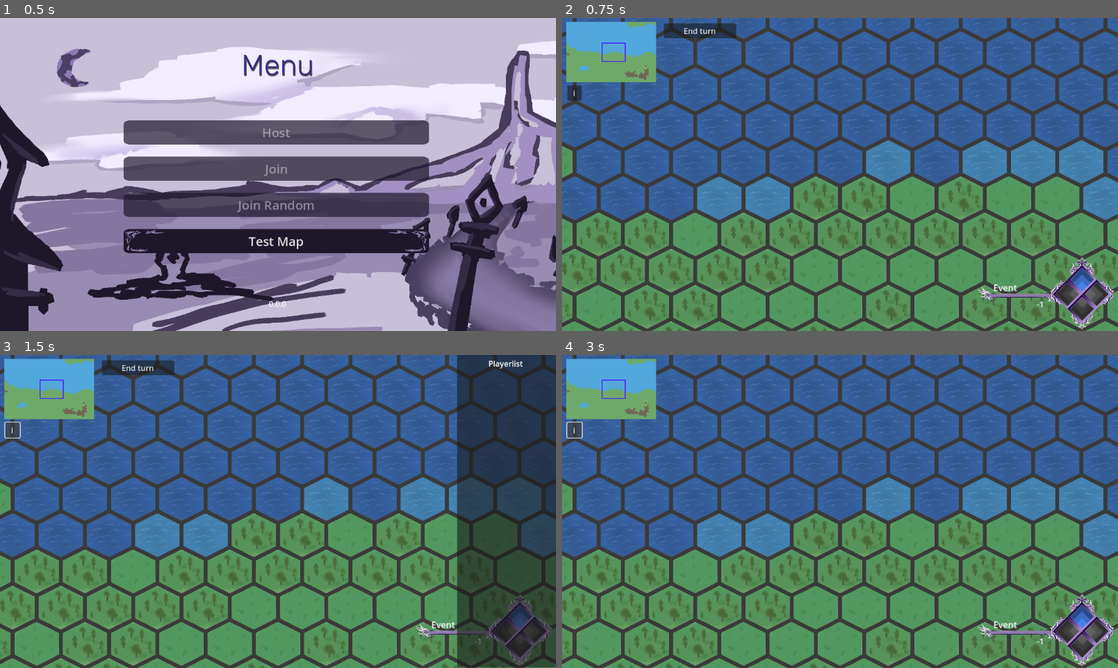
Above: before the commit, frames 1-4 (two rows, left to right).
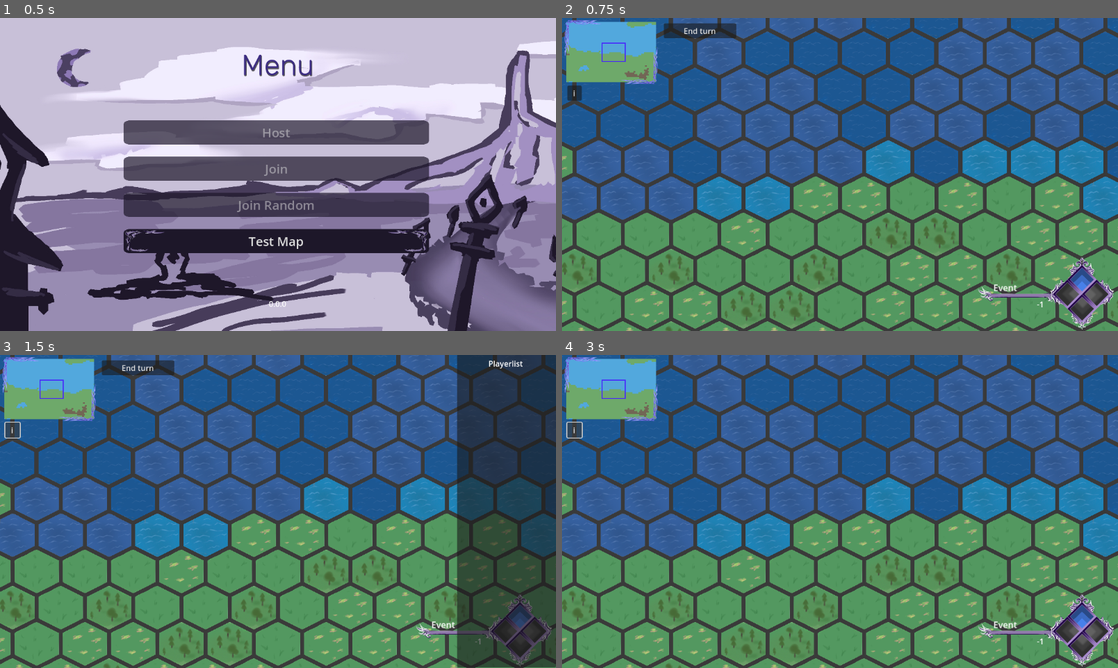
Above: after the commit, the same moments.

Repository: DragonCat4012/Shyv_Game
Game: Godot game, scene res://Scenes/menu.tscn
Two runs of this game, one before a commit and one after it. Both use one fixed random seed, a clock stepped at 60 frames per second and the inputs below.
Inputs:
- Up to frame 1 (0.5 s): no input
- Up to frame 2 (0.75 s): click "Test Map" at 0.5 s
- Up to frame 3 (1.5 s): click "i" at 1.25 s
- Up to frame 4 (3 s): click "End turn" at 2 s; click "i" at 2.75 s

Frame 1 is identical in both runs. In frame 2, 18% of the frame differs, in the area x 0-100%, y 0-100%; in frame 3, 15%; in frame 4, 18%.
Error in both runs: Invalid access to property or key 'assignedID' on a base object of type 'Nil'. (res://Scenes/Overlays/PhaseManager.gd:6)

Commit message:
Update Tilemaps

Diff:
--- a/Graphics/map.tres
+++ b/Graphics/map.tres
@@ -9,7 +9,6 @@
 1:0/0 = 0
 2:0/0 = 0
 3:0/0 = 0
-4:0/0 = 0
 0:1/0 = 0
 1:1/0 = 0
 2:1/0 = 0
@@ -25,42 +24,12 @@
 2:3/0 = 0
 3:3/0 = 0
 4:3/0 = 0
-6:0/0 = 0
-7:0/0 = 0
-8:0/0 = 0
-9:0/0 = 0
-6:1/0 = 0
-7:1/0 = 0
-8:1/0 = 0
-9:1/0 = 0
-6:2/0 = 0
-7:2/0 = 0
-8:2/0 = 0
-9:2/0 = 0
-6:3/0 = 0
-7:3/0 = 0
-8:3/0 = 0
-9:3/0 = 0
-0:5/0 = 0
-2:5/0 = 0
 3:5/0 = 0
-0:6/0 = 0
-0:7/0 = 0
-1:7/0 = 0
-2:7/0 = 0
-3:7/0 = 0
-4:7/0 = 0
-0:8/0 = 0
-1:8/0 = 0
-2:8/0 = 0
-3:8/0 = 0
-4:8/0 = 0
-2:4/0 = 0
 3:4/0 = 0
 4:4/0 = 0
-5:2/0 = 0
-5:3/0 = 0
 0:4/0 = 0
+4:0/0 = 0
+5:0/0 = 0
 
 [resource]
 tile_shape = 3
--- a/Scenes/Game/MapScene.gd
+++ b/Scenes/Game/MapScene.gd
@@ -28,7 +28,7 @@
 func _ready():
 	tile_map.init_data(GamManager.mapSeed, noise_height_texture)
 	tile_map.generate_world()
-	%Minimap._generate_world()
+	%Minimap.generate_world()
 
 	peer_id.text = str(GamManager.ownID)
 
--- a/Scenes/Game/Minimap.gd
+++ b/Scenes/Game/Minimap.gd
@@ -1,8 +1,15 @@
-extends TileMap
+extends GameMap
+
 @onready var map_node = $"../../../../../TileMap"
 
 @onready var focus = $"../Focus"
 @onready var sub_viewport = $".."
+
+
+var land_atlas_plain = Vector2i(0,1)
+var water_atlas_plain = Vector2i(0,0)
+var high_land_atlas_plain = Vector2i(0,3)
+var building_atlas_plain = Vector2i(1,0)
 
 func _ready():
 	var frame  = sub_viewport.get_visible_rect()
@@ -12,7 +19,7 @@
 	# Translate camera to map, then scale?
 	focus.position = (cameraPosition + Vector2(1860, 1400))  /28
 
-func _generate_world(): # TODO: move pls
+func generate_world(): # TODO: move pls
 	var width = map_node.width
 	var height = map_node.height
 
@@ -20,10 +27,10 @@
 		for y in range(-height/2, height/2):
 			var noiseValue = map_node.noise.get_noise_2d(2*x, 2*y)
 			if noiseValue >= 0.0: # land
-				set_cell(map_node.layerTerrain, Vector2(x,y), map_node.source_id, map_node.land_atlas)
+				set_cell(map_node.layerTerrain, Vector2(x,y), map_node.source_id, land_atlas_plain)
 				GamManager.land_tiles.append(Vector2(x,y))
 			if noiseValue >= 0.4: # high land
-				set_cell(map_node.layerTerrain, Vector2(x,y), map_node.source_id, map_node.high_land_atlas)
+				set_cell(map_node.layerTerrain, Vector2(x,y), map_node.source_id, high_land_atlas_plain)
 				GamManager.land_tiles.append(Vector2(x,y))
 			elif noiseValue < 0.0: # water
-				set_cell(map_node.layerTerrain, Vector2(x,y), map_node.source_id, map_node.water_atlas)
+				set_cell(map_node.layerTerrain, Vector2(x,y), map_node.source_id, water_atlas_plain)
--- a/Scenes/Game/TileMap.gd
+++ b/Scenes/Game/TileMap.gd
@@ -4,16 +4,26 @@
 var source_id = 1
 
 var water_atlas = Vector2i(0,0)
-var water_atlas2 = Vector2i(0,4)
+var water_atlas2 = Vector2i(2,0)
+var water_atlas_light = Vector2i(1,0)
+
 var land_atlas = Vector2i(0,1)
 var land_atlas2 = Vector2i(1,1)
+var land_atlas3 = Vector2i(2,1)
+
 var dessert_atlas = Vector2i(0,2)
+
 var high_land_atlas = Vector2i(0,3)
-var landVariations = [land_atlas, land_atlas2]
+var high_land_atlas2 = Vector2i(1,3)
+var high_land_atlas3 = Vector2i(2,3)
 
-var select_atlas = Vector2i(1,0)
-var building_atlas = Vector2i(2,0)
-var level_atlas = Vector2i(3,0)
+var waterVariations = [water_atlas, water_atlas2]
+var landVariations = [land_atlas, land_atlas2, land_atlas3]
+var highLandVariations = [high_land_atlas, high_land_atlas2, high_land_atlas3]
+
+var select_atlas = Vector2i(5,0)
+var building_atlas = Vector2i(3,0)
+var level_atlas = Vector2i(4,0)
 
 # Layers
 const layerTerrain = 0
@@ -66,14 +76,17 @@
 	for x in range(-width/2 , width/2):
 		for y in range(-height/2, height/2):
 			var noiseValue := noise.get_noise_2d(2*x, 2*y)
+
 			if noiseValue >= 0.0: # land
 				set_cell(layerTerrain, Vector2(x,y), source_id, landVariations.pick_random())
 				GamManager.land_tiles.append(Vector2(x,y))
+
 			if noiseValue >= 0.4: # high land
-				set_cell(layerTerrain, Vector2(x,y), source_id, high_land_atlas)
+				set_cell(layerTerrain, Vector2(x,y), source_id, highLandVariations.pick_random())
 				GamManager.land_tiles.append(Vector2(x,y))
+
 			elif noiseValue < 0.0: # water
-				set_cell(layerTerrain, Vector2(x,y), source_id, water_atlas)
+				set_cell(layerTerrain, Vector2(x,y), source_id, waterVariations.pick_random())
 				var touchesLand = false
 				var neighbors = [Vector2(2*x+1, 2*y), Vector2(2*x, 2*y+1), Vector2(2*x-1, 2*y),Vector2(2*x, 2*y-1),
 				Vector2(2*x-1, 2*y-1),Vector2(2*x+1, 2*y-1),Vector2(2*x+1, 2*y+1),Vector2(2*x-1, 2*y+1)]
@@ -81,4 +94,4 @@
 					if noise.get_noise_2d(n.x, n.y) >= 0:
 						touchesLand = true
 				if touchesLand:
-					set_cell(layerTerrain, Vector2(x,y), source_id, water_atlas2)
+					set_cell(layerTerrain, Vector2(x,y), source_id, water_atlas_light)
--- a/Scenes/Game/map.tscn
+++ b/Scenes/Game/map.tscn
@@ -281,5 +281,33 @@
 grow_vertical = 2
 theme_override_styles/panel = SubResource("StyleBoxFlat_tusgc")
 
+[node name="MapOverlayBorders" type="Control" parent="Camera2D/Control"]
+layout_mode = 3
+anchors_preset = 0
+offset_left = 1.0
+offset_top = 1.0
+offset_right = 41.0
+offset_bottom = 41.0
+
+[node name="TextureRect" type="TextureRect" parent="Camera2D/Control/MapOverlayBorders"]
+offset_left = 3.0
+offset_top = 3.0
+offset_right = 405.0
+offset_bottom = 403.0
+scale = Vector2(0.2, 0.2)
+texture = ExtResource("4_0ip84")
+stretch_mode = 4
+
+[node name="TextureRect2" type="TextureRect" parent="Camera2D/Control/MapOverlayBorders"]
+offset_left = 116.0
+offset_top = 58.0
+offset_right = 518.0
+offset_bottom = 458.0
+scale = Vector2(0.2, 0.2)
+texture = ExtResource("4_0ip84")
+stretch_mode = 4
+flip_h = true
+flip_v = true
+
 [connection signal="gui_input" from="Camera2D/Control" to="." method="_on_control_gui_input"]
 [connection signal="pressed" from="Camera2D/Control/PlayerListButton" to="." method="_on_player_list_button_pressed"]
Binary file changed: Graphics/Map/TileMap.png
Binary file changed: Graphics/Map/TileMapMini.png
